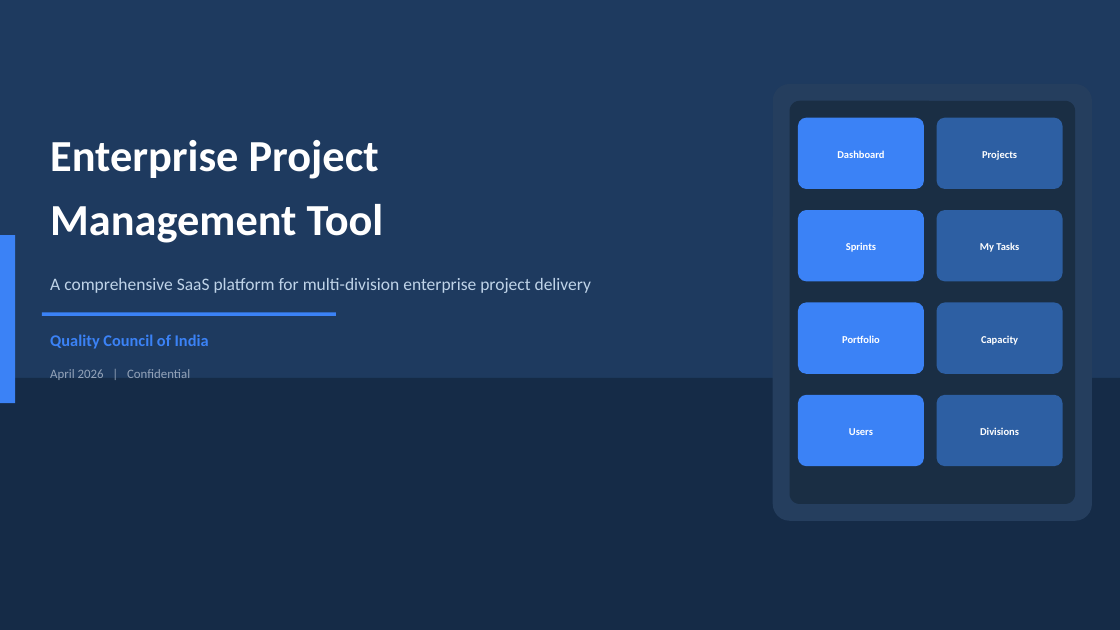
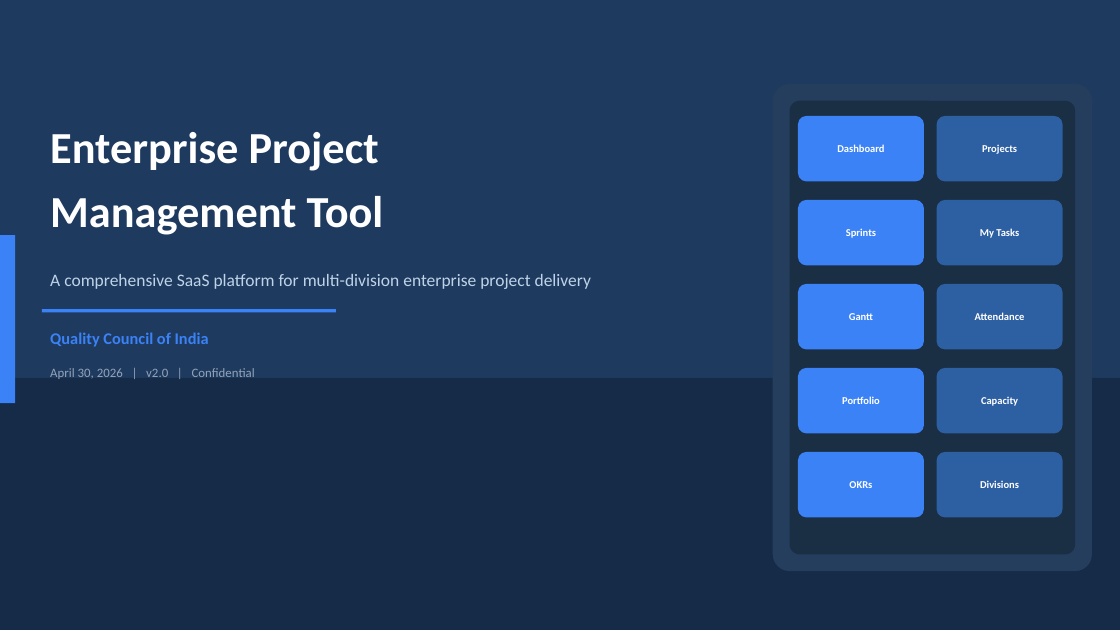
Before and after one commit to priyankabansal91/Project-Management-tool, a slide deck: slide 1 of docs/PM_Tool_Presentation.pptx. Drawn at 1120x630 pixels with LibreOffice and Linux fonts; fonts in the diff are those of the drawing. Boxes give left, top, right and bottom in pixels: in the first picture for what was removed or moved away, otherwise in the second. Text is boxed around its words. In the diff, an @@ line names an element or a change of style, - is before the commit and + after.

```diff
--- a/docs/PM_Tool_Presentation.pptx
+++ b/docs/PM_Tool_Presentation.pptx
@@ rounded rectangle: place and size @@
-rounded rectangle at (773, 84, 1092, 521)
+rounded rectangle at (773, 84, 1092, 571)
@@ text "Enterprise Project": place and size @@
-text "Enterprise Project" at (50, 140, 384, 243)
+text "Enterprise Project" at (50, 132, 384, 235)
@@ rounded rectangle: place and size @@
-rounded rectangle at (790, 101, 1075, 504)
+rounded rectangle at (790, 101, 1075, 555)
@@ rounded rectangle: place and size @@
-rounded rectangle at (798, 118, 924, 189)
+rounded rectangle at (798, 116, 924, 181)
@@ rounded rectangle: place and size @@
-rounded rectangle at (937, 118, 1063, 189)
+rounded rectangle at (937, 116, 1063, 181)
@@ text "Dashboard": place and size @@
-text "Dashboard" at (837, 150, 884, 158)
+text "Dashboard" at (837, 144, 884, 152)
@@ text "Projects": place and size @@
-text "Projects" at (982, 150, 1017, 160)
+text "Projects" at (982, 144, 1017, 154)
@@ rounded rectangle: place and size @@
-rounded rectangle at (798, 210, 924, 281)
+rounded rectangle at (798, 200, 924, 266)
@@ rounded rectangle: place and size @@
-rounded rectangle at (937, 210, 1063, 281)
+rounded rectangle at (937, 200, 1063, 266)
@@ text "Sprints": place and size @@
-text "Sprints" at (846, 242, 876, 252)
+text "Sprints" at (846, 228, 876, 238)
@@ text "My Tasks": place and size @@
-text "My Tasks" at (980, 242, 1019, 252)
+text "My Tasks" at (980, 228, 1019, 238)
@@ text "A comprehensive SaaS platform for ...": place and size @@
-text "A comprehensive SaaS platform for ..." at (50, 278, 591, 293)
+text "A comprehensive SaaS platform for ..." at (50, 274, 591, 289)
@@ rounded rectangle: place and size @@
-rounded rectangle at (798, 302, 924, 374)
+rounded rectangle at (798, 284, 924, 350)
@@ rounded rectangle: place and size @@
-rounded rectangle at (937, 302, 1063, 374)
+rounded rectangle at (937, 284, 1063, 350)
@@ rectangle: place and size @@
-rectangle at (42, 313, 336, 316)
+rectangle at (42, 309, 336, 313)
@@ text added at (849, 313, 873, 320), 9 pt, text #FFFFFF, bold @@
+Gantt
@@ text added at (975, 312, 1025, 320), 9 pt, text #FFFFFF, bold @@
+Attendance
@@ text at (50, 368, 255, 379): text changed @@
-April 2026 | Confidential
+April 30, 2026 | v2.0 | Confidential
@@ rounded rectangle: place and size @@
-rounded rectangle at (798, 395, 924, 466)
+rounded rectangle at (798, 368, 924, 434)
@@ text "Portfolio": place and size @@
-text "Portfolio" at (842, 335, 880, 343)
+text "Portfolio" at (842, 396, 880, 404)
@@ proportions changed in 8 elements at (798, 116, 924, 181), (937, 116, 1063, 181), (798, 200, 924, 266), (937, 200, 1063, 266), (798, 284, 924, 350), (937, 284, 1063, 350), (798, 368, 924, 434), (937, 368, 1063, 434) @@
@@ rounded rectangle: place and size @@
-rounded rectangle at (937, 395, 1063, 466)
+rounded rectangle at (937, 368, 1063, 434)
@@ text "Capacity": place and size @@
-text "Capacity" at (981, 336, 1018, 345)
+text "Capacity" at (981, 397, 1018, 406)
@@ text removed at (849, 428, 873, 435) @@
-Users
@@ rounded rectangle added at (798, 452, 924, 518), fill #3B82F6 @@
@@ text "Divisions": place and size @@
-text "Divisions" at (980, 427, 1019, 435)
+text "Divisions" at (980, 480, 1019, 488)
@@ rounded rectangle added at (937, 452, 1063, 518), fill #2D5FA3 @@
@@ text added at (849, 481, 872, 488), 9 pt, text #FFFFFF, bold @@
+OKRs
```
Also in this commit, not shown: 15 other slides changed, 4 slides added, 2 slides removed, 1 other file.
